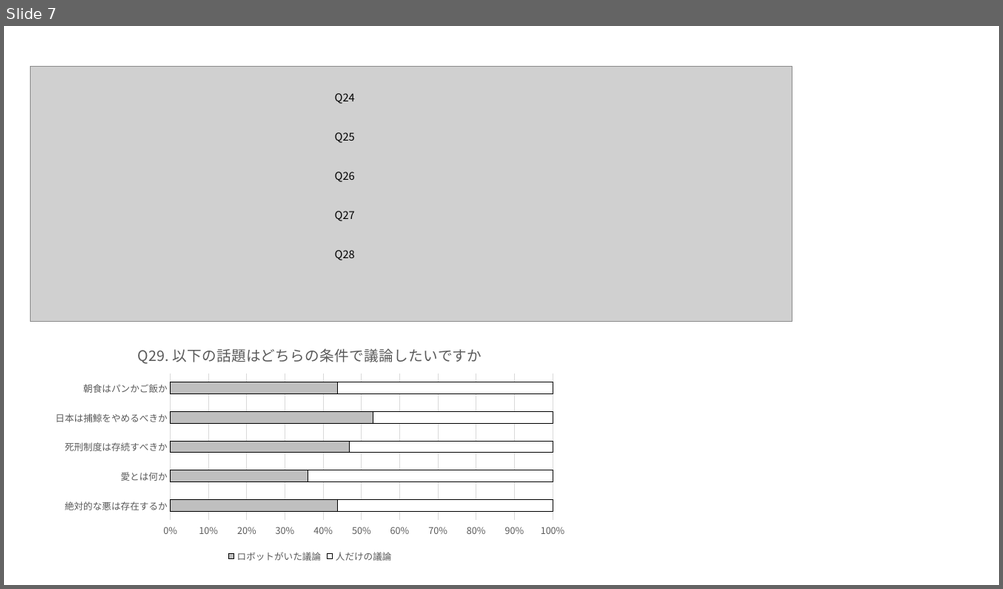
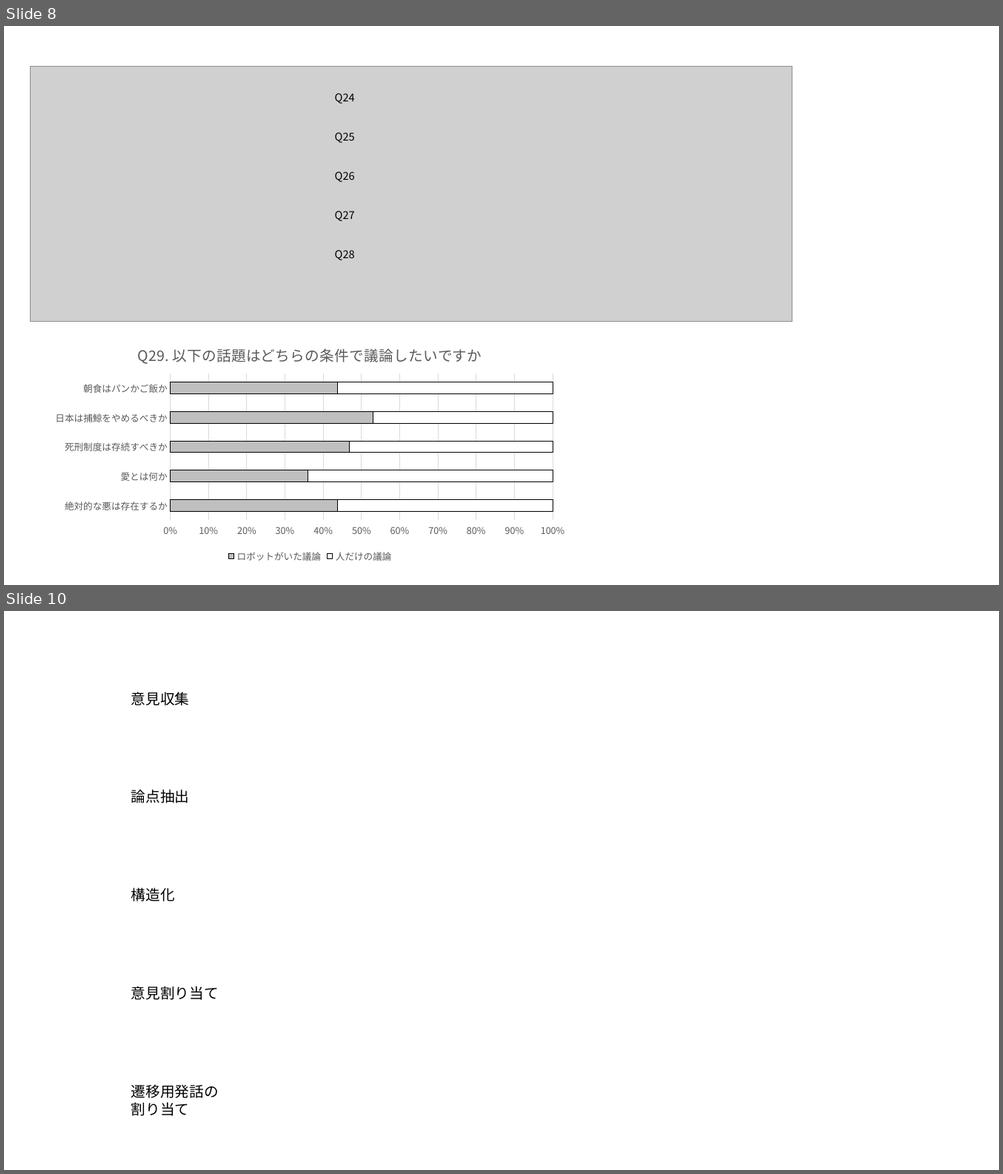
Before and after one commit to anchor200/2020_B_thesis, a slide deck: 図.pptx. Shown one above the other, each under a label of ours: slide 7 before the commit, slides 8 and 10 after it; the slides between them are not shown. The pictures are 1003x589 and 1003x1174 pixels, drawn with LibreOffice and Linux fonts; fonts in the diff are those of the drawing; grey boxes stand for pictures. Boxes give left, top, right and bottom in pixels: in the first picture for what was removed or moved away, otherwise in the second. Text is boxed around its words. In the diff, an @@ line names an element or a change of style, - is before the commit and + after.

```diff
--- a/図.pptx
+++ b/図.pptx
@@ slide 10 added at (x1=4, y1=611, x2=999, y2=1170), background #FFFFFF @@
@@ text added at (x1=131, y1=692, x2=189, y2=706), 14 pt, text #000000 @@
+意見収集
@@ text added at (x1=131, y1=789, x2=189, y2=803), 14 pt, text #000000 @@
+論点抽出
@@ text added at (x1=131, y1=888, x2=175, y2=902), 14 pt, text #000000 @@
+構造化
@@ text added at (x1=131, y1=986, x2=219, y2=1000), 14 pt, text #000000 @@
+意見割り当て
@@ text added at (x1=131, y1=1085, x2=219, y2=1116), 14 pt, text #000000 @@
+遷移用発話の
+割り当て
@@ what was slide 7 is now slide 8 @@
```
Also in this commit, not shown: 1 slide changed, 8 other slides added, 25 other files.
